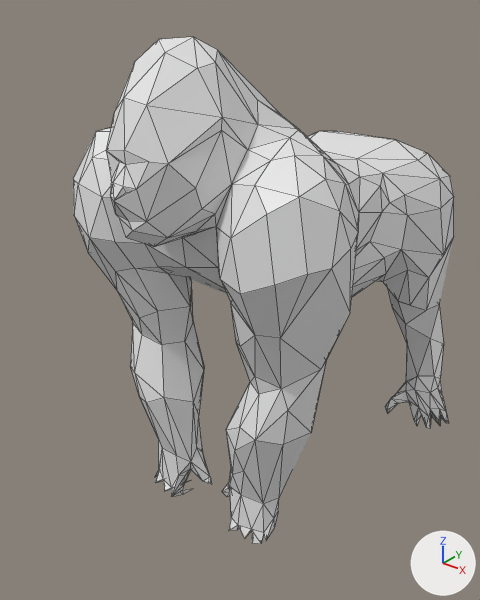
An edit to the OBJ model final_project4/Assets/Mesh/Gorilla/Walk/Gorilla_000003.obj, drawn before and after from the same camera.
Rendered twice from a 50 mm lens placed at (1.7, -2.26, 2.41), pointed at (-0.11, 0.0, 1.01). The lights are fixed; the arrows at lower right show +X, +Y and +Z. Mesh edges are drawn as thin lines on the coarser meshes. Where no turn or scale is listed for an object, it has been applied to the vertices.

Names of what the first picture shows: '10664_Gorilla_v2'.
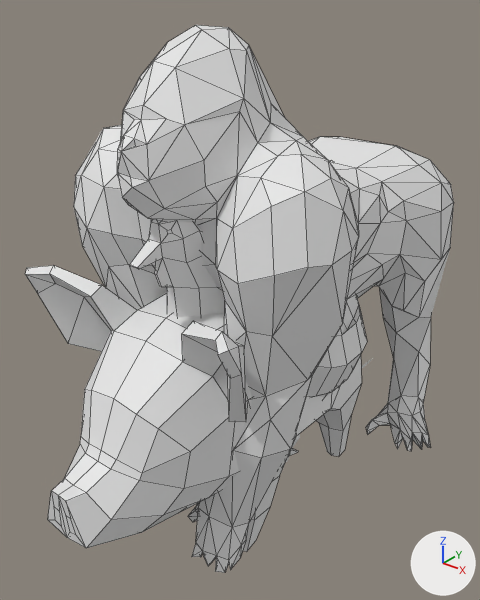
What differs and where, as boxes (x1, y1, x2, y2) in the pictures (480 x 600 px):
'10664_Gorilla_v2', reshaped (8% taller)
    before: (73, 37, 454, 544)
    after: (74, 25, 454, 573)
'pig', added
    after: (25, 265, 362, 552)
'Chicken', added
    after: (130, 159, 367, 456)

What the commit changed:
me_10664_gorilla_v2 is used by ob_10664_gorilla_v2; location (0.0, 0.0, 0.0).
me_10664_gorilla_v2 had 485 vertices, 886 faces and spanned x -0.7..0.65, y -0.8..1.45, z -0.06..2.23.
me_10664_gorilla_v2 now has 485 vertices, 886 faces and spans x -0.7..0.65, y -0.75..1.31, z 0.0..2.25.
me_10664_gorilla_v2 part 1: 485 of 485 vertices moved; they spanned x -0.7..0.65, y -0.8..1.45, z -0.06..2.23 and now span x -0.7..0.65, y -0.75..1.31, z 0.0..2.25; mean shift (0.0, -0.11, 0.0); largest move (-0.56, 1.0, -0.06) -> (-0.56, 0.65, 0.02).
Mesh me_pig is new.
It has 244 vertices, 251 faces and spans x -0.55..0.55, y -1.2..0.7, z -0.01..1.36.
Mesh me_chicken is new.
It has 378 vertices, 378 faces, 1 loose edge and spans x -0.48..0.47, y -0.75..0.82, z 0.0..1.69.
Object 'pig' (ob_pig) is new; it shows me_pig.
Its location is (0.0, 0.0, 0.0).
Object 'Chicken' (ob_chicken) is new; it shows me_chicken.
Its location is (0.0, 0.0, 0.0).
